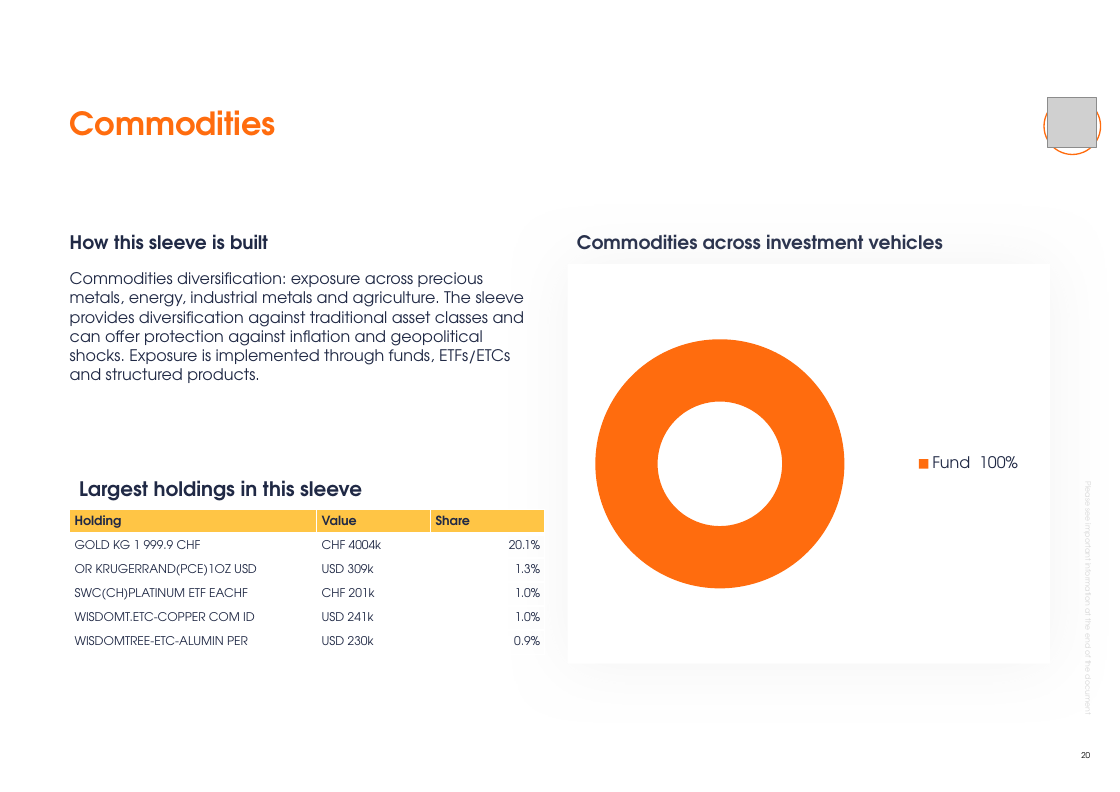
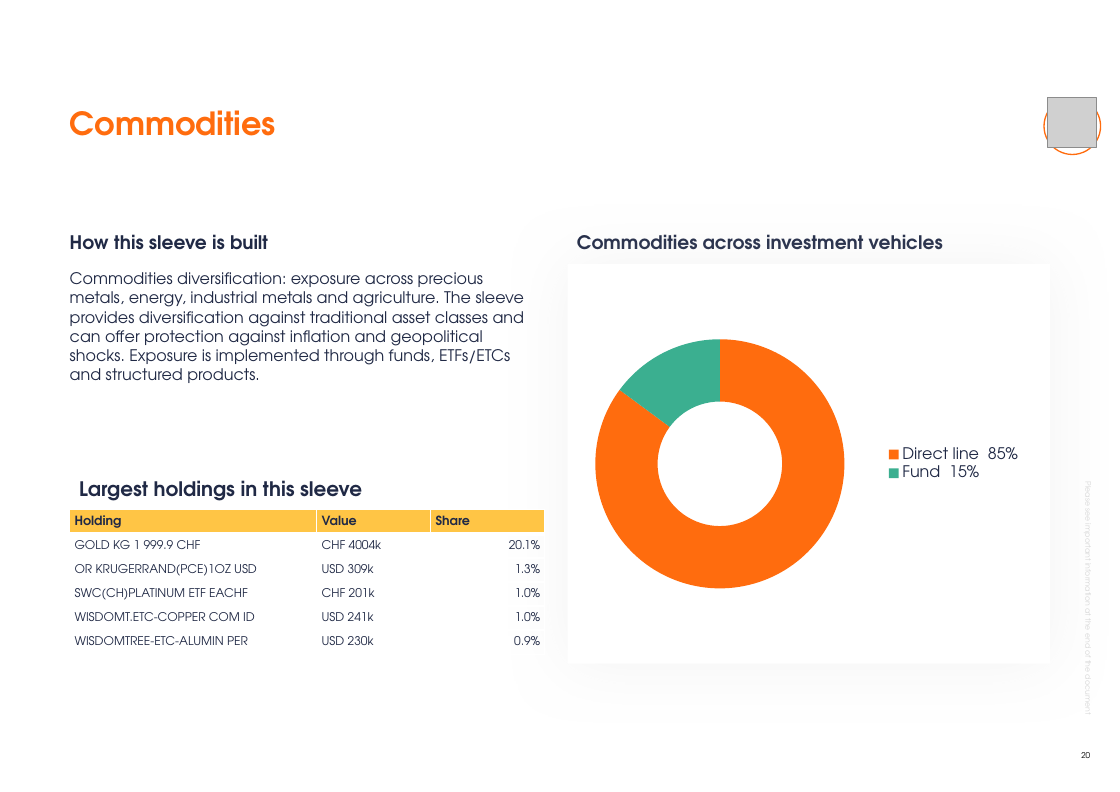
Before and after one commit to jb-db05/Investment_Proposal, a slide deck: slide 20 of investment-proposal-builder/work/example_output_deck.pptx. Drawn at 1120x792 pixels with LibreOffice and Linux fonts; fonts in the diff are those of the drawing; grey boxes stand for pictures; background and template pictures are left out. Boxes give left, top, right and bottom in pixels: in the first picture for what was removed or moved away, otherwise in the second. Text is boxed around its words. In the diff, an @@ line names an element or a change of style, - is before the commit and + after.

```diff
--- a/investment-proposal-builder/work/example_output_deck.pptx
+++ b/investment-proposal-builder/work/example_output_deck.pptx
@@ doughnut chart at <box>586,283,1032,645</box> @@
-categories: Fund  100%
+categories: Direct line  85%, Fund  15%
-Series 1: 100
+Series 1: 85, 15
```
Also in this commit, not shown: 4 other slides changed, 21 other files.
